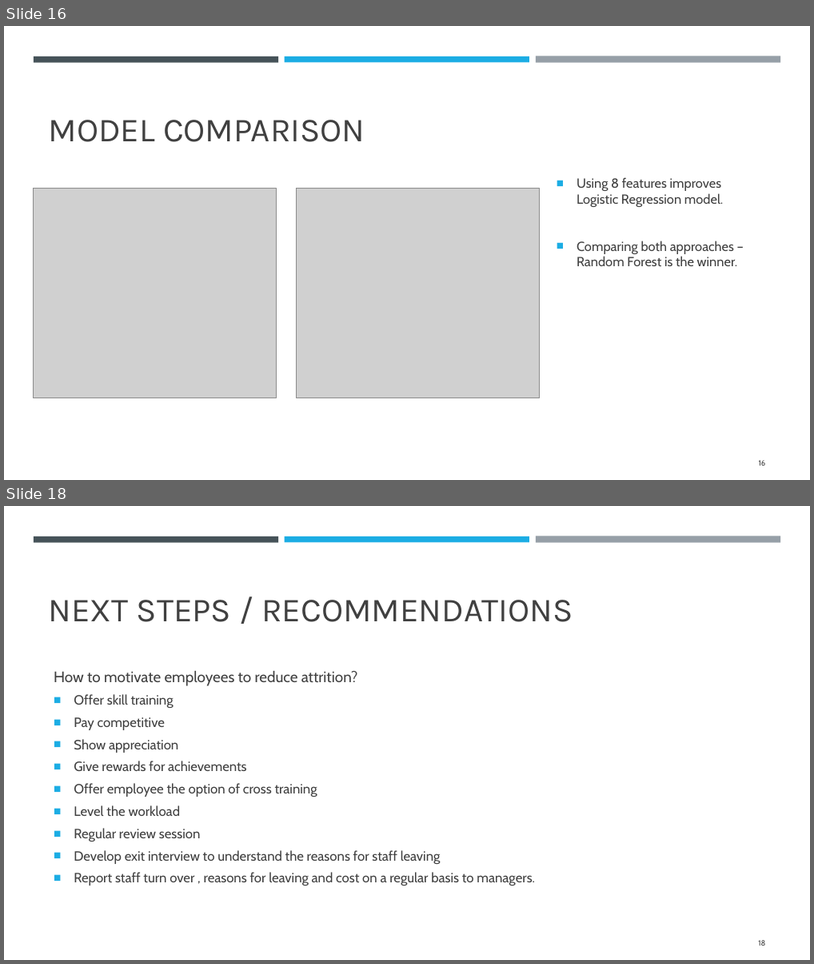
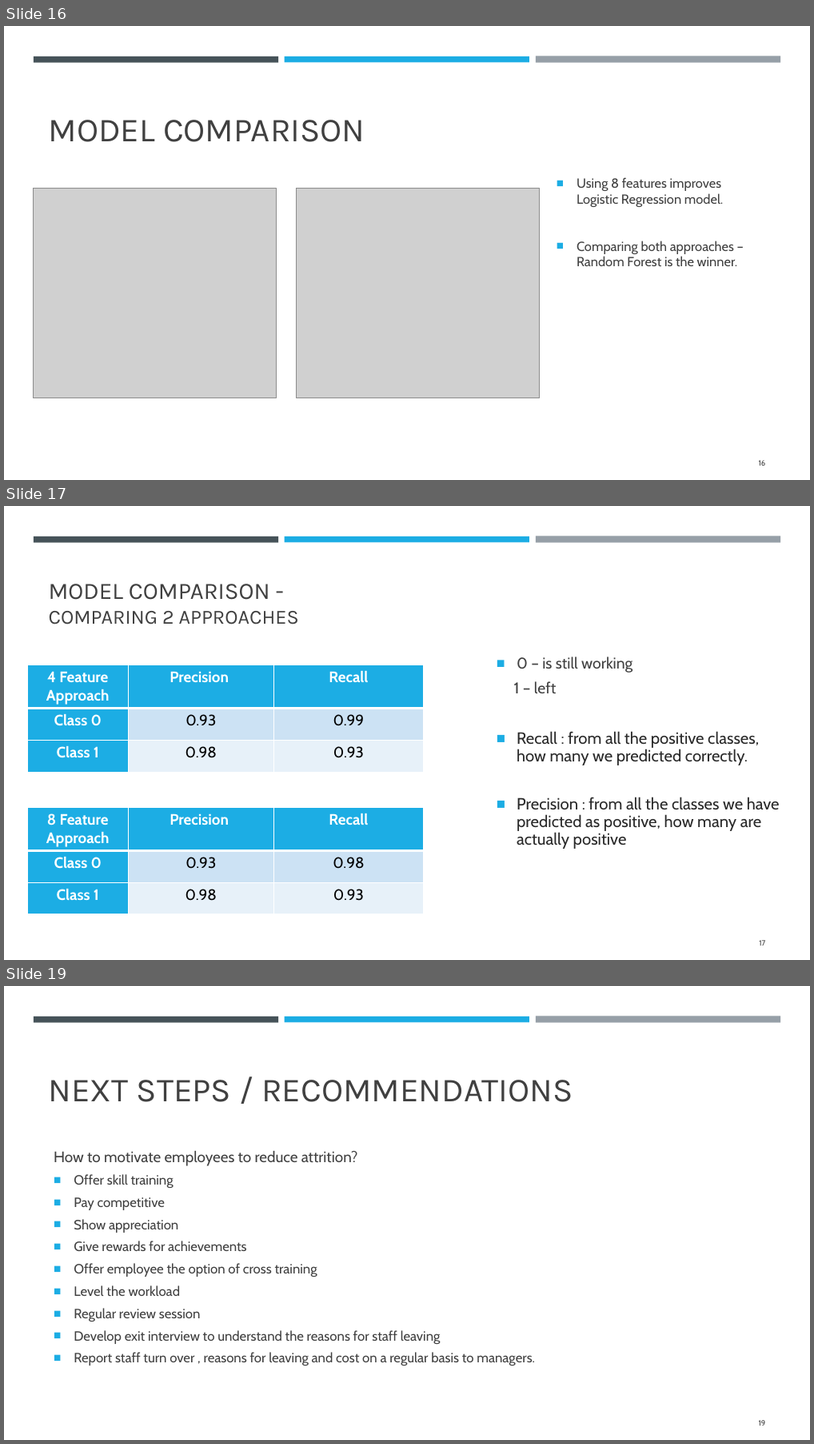
Before and after one commit to IsabelleUslu/InstituteOfDataLabs, a slide deck: IOD Projects/MP2New/New - Predicting Employee Attrition.pptx. Shown one above the other, each under a label of ours: slides 16 and 18 before the commit, slides 16, 17 and 19 after it; the slides between them are not shown. The pictures are 814x964 and 814x1444 pixels, drawn with LibreOffice and Linux fonts; fonts in the diff are those of the drawing; grey boxes stand for pictures. Boxes give left, top, right and bottom in pixels: in the first picture for what was removed or moved away, otherwise in the second. Text is boxed around its words. In the diff, an @@ line names an element or a change of style, - is before the commit and + after.

```diff
--- a/IOD Projects/MP2New/New - Predicting Employee Attrition.pptx
+++ b/IOD Projects/MP2New/New - Predicting Employee Attrition.pptx
@@ slide 17 added at (4,506,810,960), background #FFFFFF; not listed: 3 template elements that a slide beside it also shows @@
@@ title added at (49,584,299,624), 24 pt, text #404040 @@
+MODEL COMPARISON -
+COMPARING 2 APPROACHES
@@ table added at (27,665,424,771), 3 rows, 3 columns @@
+4 Feature Approach | Precision | Recall
+Class 0 | 0.93 | 0.99
+Class 1 | 0.98 | 0.93
@@ text added at (514,656,780,848), 19.4 pt, text #292929 @@
+■ 0 – is still working
+1 – left
+■ Recall : from all the positive classes, how many we predicted correctly.
+■ Precision : from all the classes we have predicted as positive, how many are actually positive
@@ table added at (27,808,424,913), 3 rows, 3 columns @@
+8 Feature Approach | Precision | Recall
+Class 0 | 0.93 | 0.98
+Class 1 | 0.98 | 0.93
@@ page number added at (759,940,766,945), 9 pt, text #404040 @@
+17
@@ what was slide 18 is now slide 19 @@
@@ page number at (759,1420,766,1425): text changed @@
-18
+19
```
Also in this commit, not shown: 4 slides changed, 4 other files.
